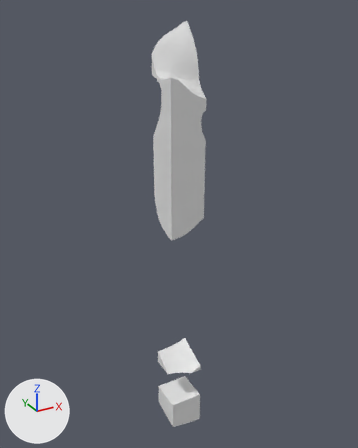
Renders of the glTF model assets/terrain/surface_pieces/surf_35_7.glb from each side of a commit.
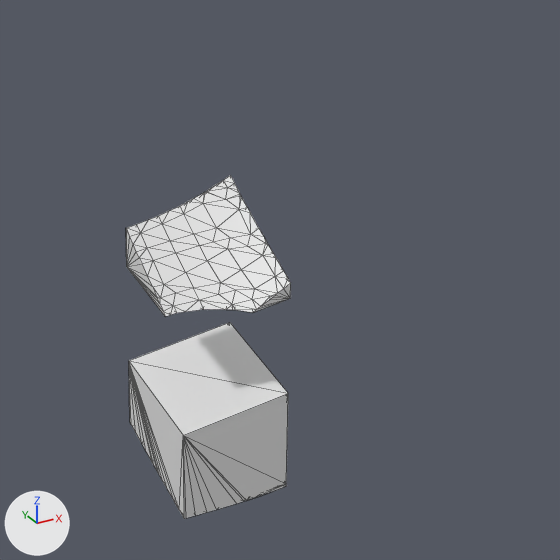
Each version is shown whole from a 50 mm lens placed at (36.9, 16.9, 2.4), pointed at (68.3, 73.9, -26.1), then close up on the part from 35% to 76% of the width and 65% to 98% of the height. The lights are fixed; the arrows at lower left show +X, +Y and +Z. The last two pictures show the newer version. The close-ups show mesh edges as thin lines. Where no turn or scale is listed for an object, it has been applied to the vertices.

Objects in the first close-up: 'layer_10', 'layer_12' and 1 more.
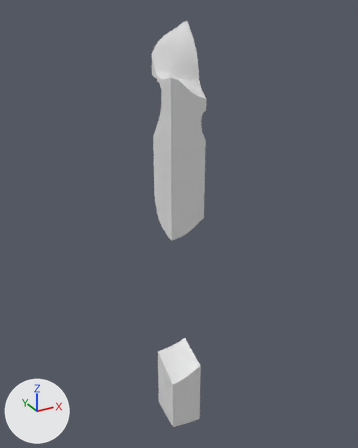
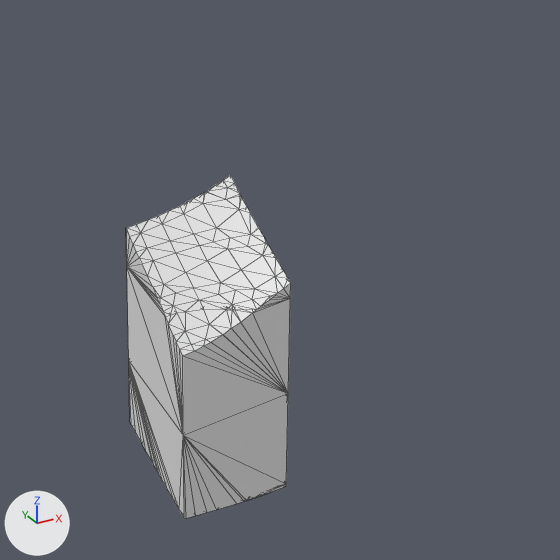
Changed parts and their boxes [x1, y1, x2, y2] in the close-ups (560 x 560 px):
'layer_11', added
    after: [127, 268, 290, 435]

The change in detail:
Mesh me_layer_11 is new.
It has 32 vertices, 60 faces and spans x 65.0..70.0, y 70.0..75.0, z -55.0..-50.0.
Object 'layer_11' (ob_layer_11) is new; it shows me_layer_11.
Its location is (0.0, 0.0, 0.0).
